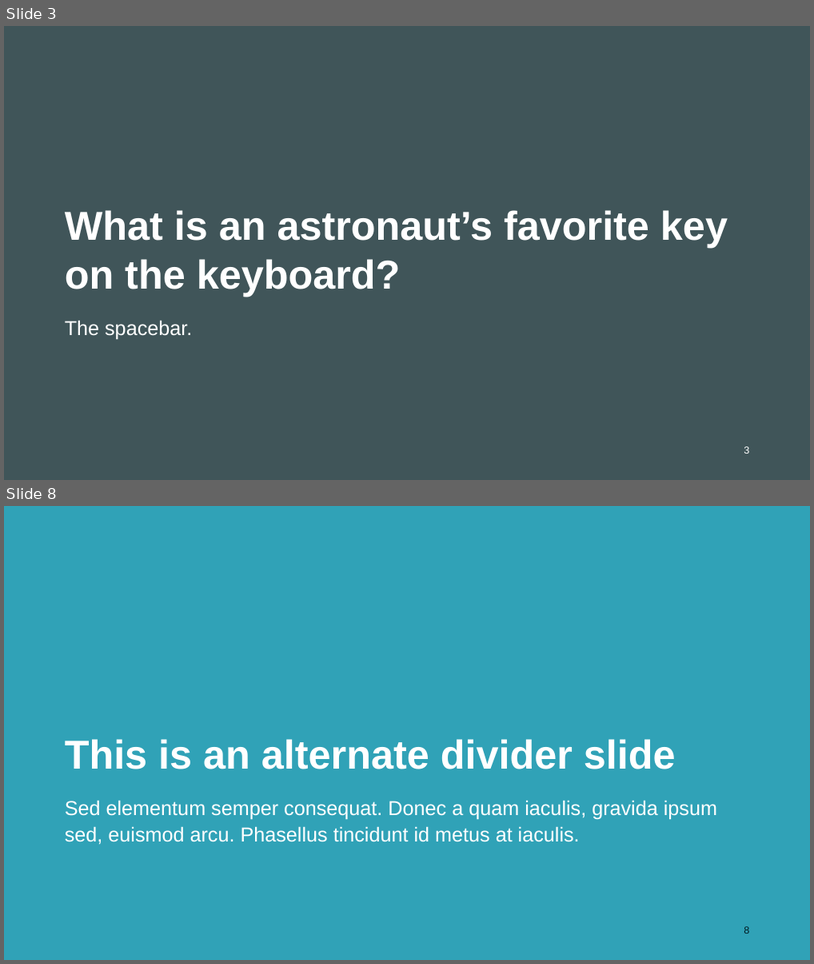
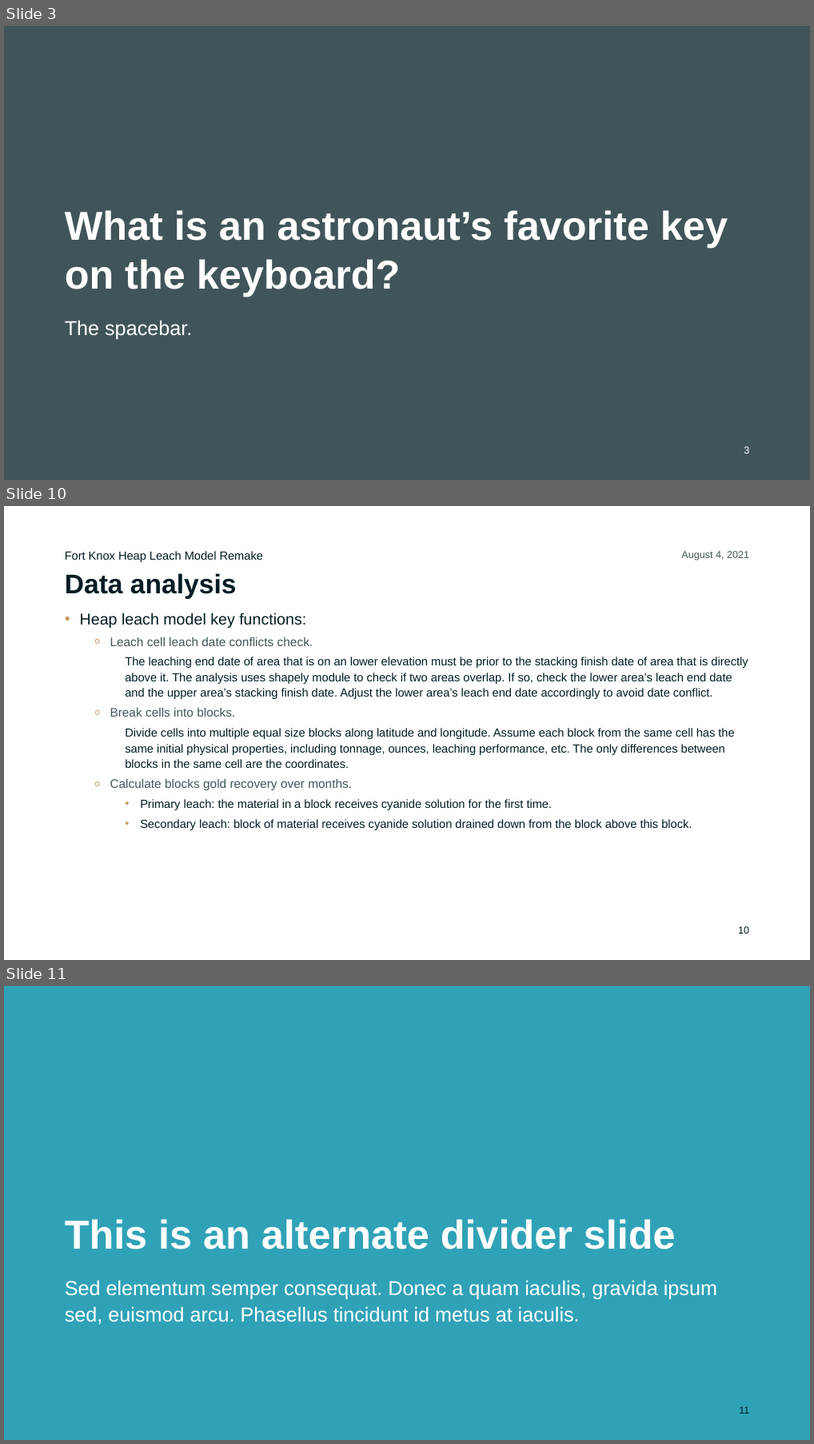
Before and after one commit to ChiefMetDing/FK_HL_Model_Remake, a slide deck: FK_HL_Model_Remake.pptx. Shown one above the other, each under a label of ours: slides 3 and 8 before the commit, slides 3, 10 and 11 after it; the slides between them are not shown. The pictures are 814x964 and 814x1444 pixels, drawn with LibreOffice and Linux fonts; fonts in the diff are those of the drawing; background and template pictures are left out. Boxes give left, top, right and bottom in pixels: in the first picture for what was removed or moved away, otherwise in the second. Text is boxed around its words. In the diff, an @@ line names an element or a change of style, - is before the commit and + after.

```diff
--- a/FK_HL_Model_Remake.pptx
+++ b/FK_HL_Model_Remake.pptx
@@ slide 10 added at [4,506,810,960], background #FFFFFF @@
@@ text added at [65,551,263,562], 10.5 pt, text #001C23 @@
+Fort Knox Heap Leach Model Remake
@@ text added at [682,551,750,560], 9 pt, text #405559 @@
+August 4, 2021
@@ title added at [65,573,237,599], 24 pt, text #001C23, bold @@
+Data analysis
@@ text added at [80,612,748,830], 10.5 pt, text #001C23 @@
+• Heap leach model key functions:
+  o Leach cell leach date conflicts check.
+    The leaching end date of area that is on an lower elevation must be prior to the stacking finish date of area that is directly above it. The analysis uses shapely module to check if two areas overlap. If so, check the lower area’s leach end date and the upper area’s stacking finish date. Adjust the lower area’s leach end date accordingly to avoid date conflict.
+  o Break cells into blocks.
+    Divide cells into multiple equal size blocks along latitude and longitude. Assume each block from the same cell has the same initial physical properties, including tonnage, ounces, leaching performance, etc. The only differences between blocks in the same cell are the coordinates.
+  o Calculate blocks gold recovery over months.
+    • Primary leach: the material in a block receives cyanide solution for the first time.
+    • Secondary leach: block of material receives cyanide solution drained down from the block above this block.
@@ page number added at [738,926,750,933], 9 pt, text #001C23 @@
+10
@@ what was slide 8 is now slide 11 @@
@@ page number at [739,1406,750,1413]: text changed @@
-8
+11
```
Also in this commit, not shown: 5 slides changed, 2 other slides added, 1 other file.
